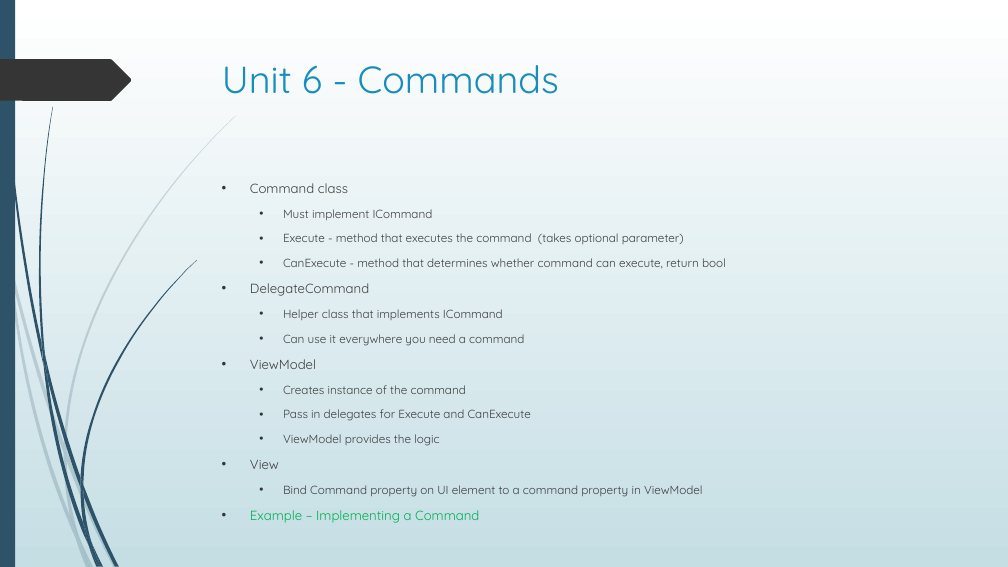
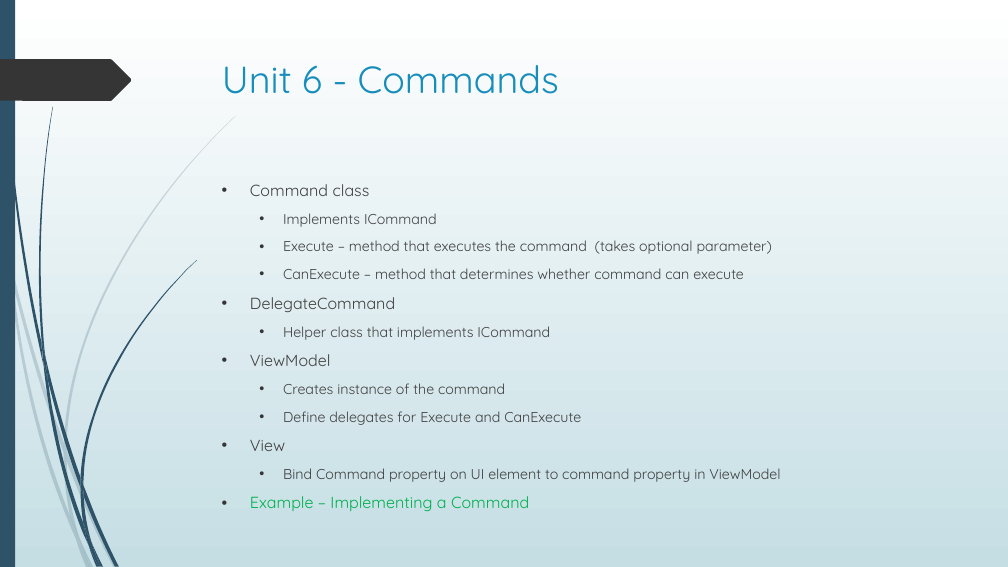
Before and after one commit to seanpsexton/wpf-workshop-solutions, a slide deck: slide 34 of WPF-Workshop-Sexton-Oct2023.pptx. Drawn at 1008x567 pixels with LibreOffice and Linux fonts; fonts in the diff are those of the drawing. Boxes give left, top, right and bottom in pixels: in the first picture for what was removed or moved away, otherwise in the second. Text is boxed around its words. In the diff, an @@ line names an element or a change of style, - is before the commit and + after.

Commit message:
Edit PPT for wording

```diff
--- a/WPF-Workshop-Sexton-Oct2023.pptx
+++ b/WPF-Workshop-Sexton-Oct2023.pptx
@@ text at <box>250,184,529,511</box>: size 12.6 to 15.3 pt in "Command class", "DelegateCommand", "ViewModel", "View" and 1 more places; size 11.2 to 13.6 pt in "Helper class that implements ICommand", "Creates instance of the command" @@
@@ text at <box>283,213,772,279</box>: text changed; size 11.2 to 13.6 pt @@
-  • Must implement ICommand
-  • Execute - method that executes the command (takes optional parameter)
-  • CanExecute - method that determines whether command can execute, return bool
+  • Implements ICommand
+  • Execute – method that executes the command (takes optional parameter)
+  • CanExecute – method that determines whether command can execute
@@ text at <box>283,334,524,346</box>: paragraph removed @@
-  • Can use it everywhere you need a command
@@ text at <box>283,411,581,425</box>: text changed; size 11.2 to 13.6 pt @@
-  • Pass in delegates for Execute and CanExecute
-  • ViewModel provides the logic
+  • Define delegates for Execute and CanExecute
@@ text at <box>283,468,780,482</box>: text changed; size 11.2 to 13.6 pt @@
-  • Bind Command property on UI element to a command property in ViewModel
+  • Bind Command property on UI element to command property in ViewModel
```
Also in this commit, not shown: 50 other slides changed.
